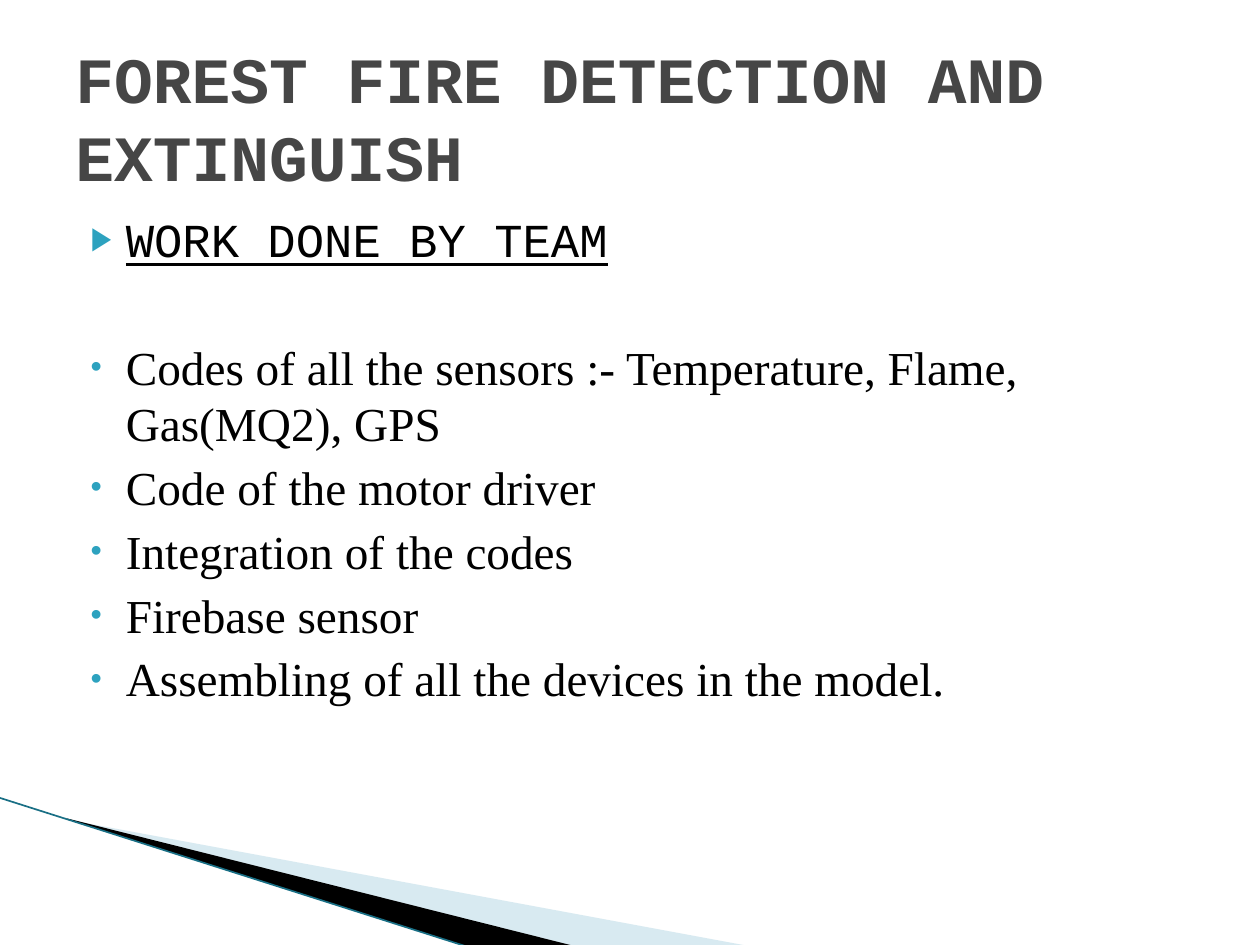
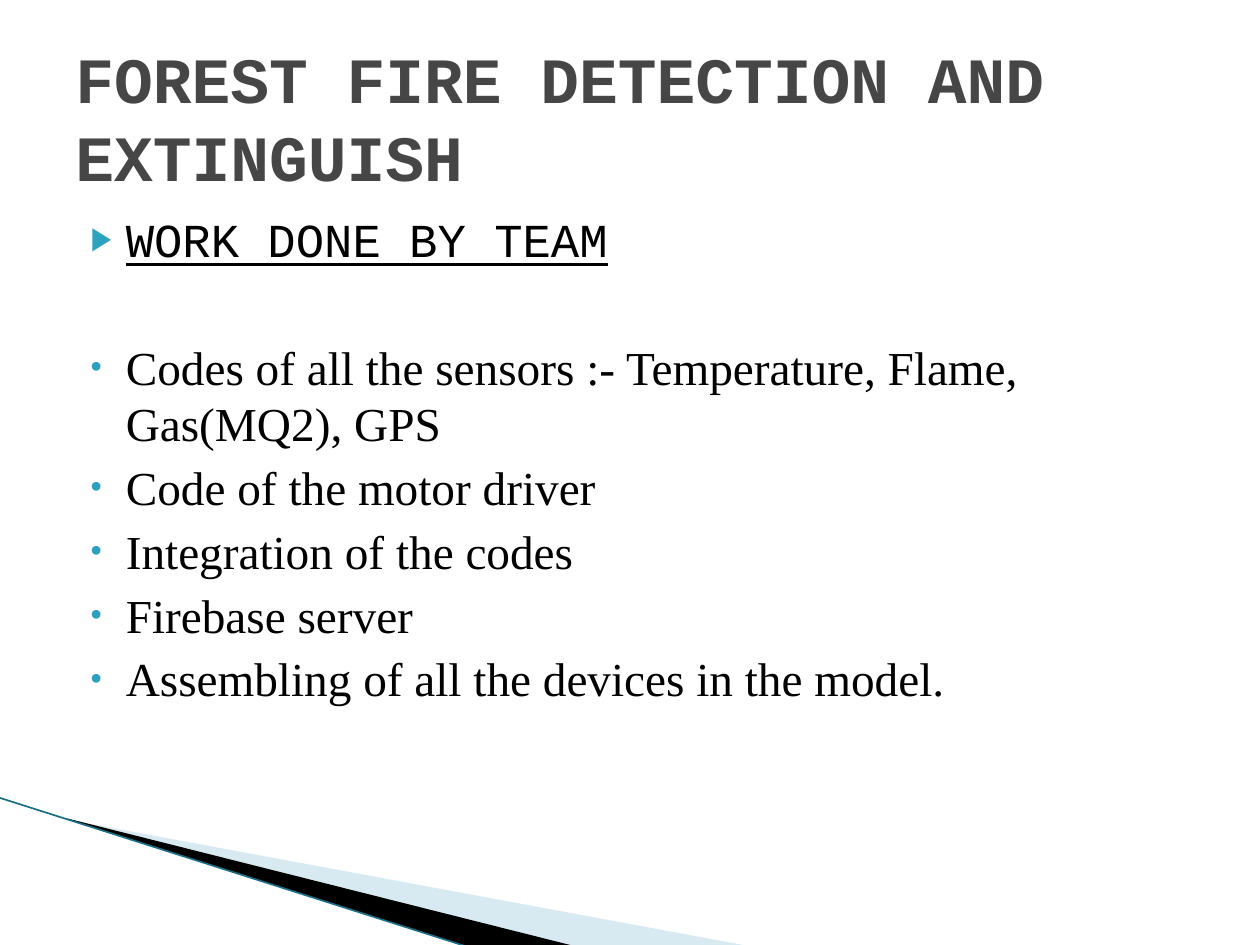
Before and after one commit to PankajKumarAgrawal1729/Forest-Fire-detection-and-extinguish, a slide deck: slide 10 of FOREST FIRE DETECTION AND EXTINGUISH.pptx. Drawn at 1260x945 pixels with LibreOffice and Linux fonts; fonts in the diff are those of the drawing; background and template pictures are left out. Boxes give left, top, right and bottom in pixels: in the first picture for what was removed or moved away, otherwise in the second. Text is boxed around its words. In the diff, an @@ line names an element or a change of style, - is before the commit and + after.

Commit message:
updated PPT

```diff
--- a/FOREST FIRE DETECTION AND EXTINGUISH.pptx
+++ b/FOREST FIRE DETECTION AND EXTINGUISH.pptx
@@ text at [126,600,413,634]: text changed @@
-• Firebase sensor
+• Firebase server
```
